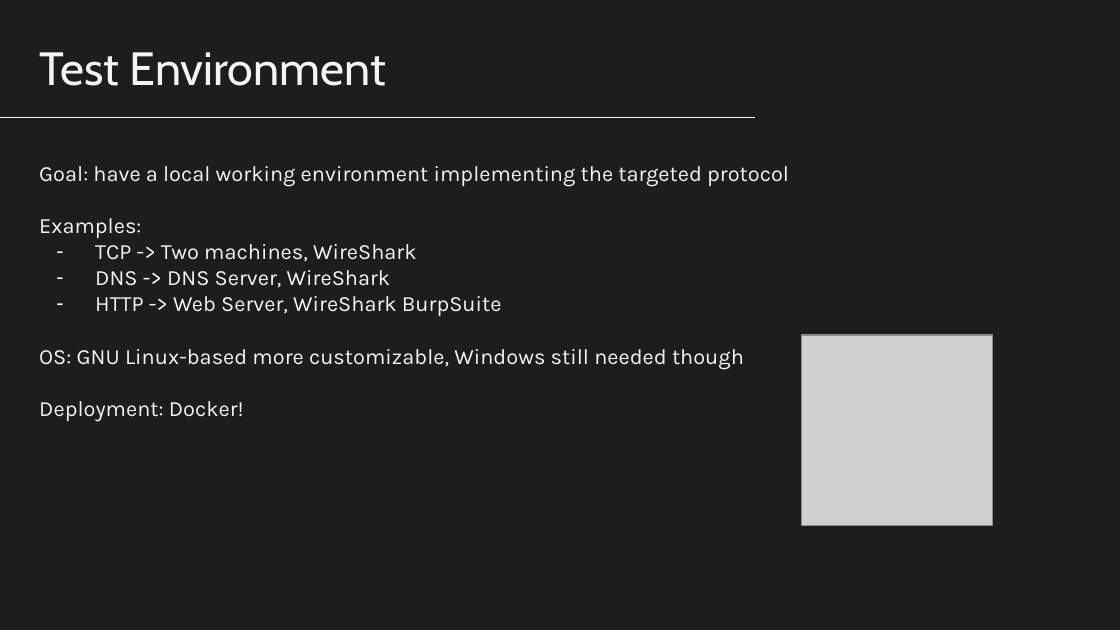
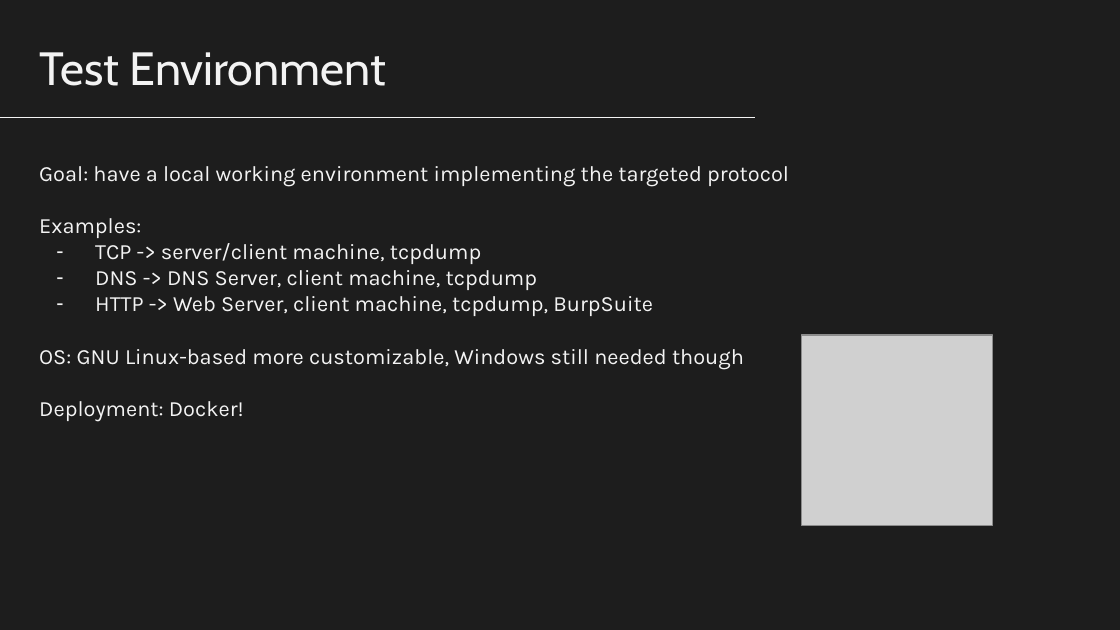
Before and after one commit to nico989/ProtocolsSecurityAssessmentUnitn, a slide deck: slide 11 of ProtocolsSecurityAssessmentUnitn.pptx (slide 9 before the commit). Drawn at 1120x630 pixels with LibreOffice and Linux fonts; fonts in the diff are those of the drawing; grey boxes stand for pictures. Boxes give left, top, right and bottom in pixels: in the first picture for what was removed or moved away, otherwise in the second. Text is boxed around its words. In the diff, an @@ line names an element or a change of style, - is before the commit and + after.

Commit message:
Update slides

```diff
--- a/ProtocolsSecurityAssessmentUnitn.pptx
+++ b/ProtocolsSecurityAssessmentUnitn.pptx
@@ title at <box>95,243,653,316</box>: text changed @@
-– TCP -> Two machines, WireShark
-– DNS -> DNS Server, WireShark
-– HTTP -> Web Server, WireShark BurpSuite
+– TCP -> server/client machine, tcpdump
+– DNS -> DNS Server, client machine, tcpdump
+– HTTP -> Web Server, client machine, tcpdump, BurpSuite
```
Also in this commit, not shown: 3 other slides changed, 2 slides added.
